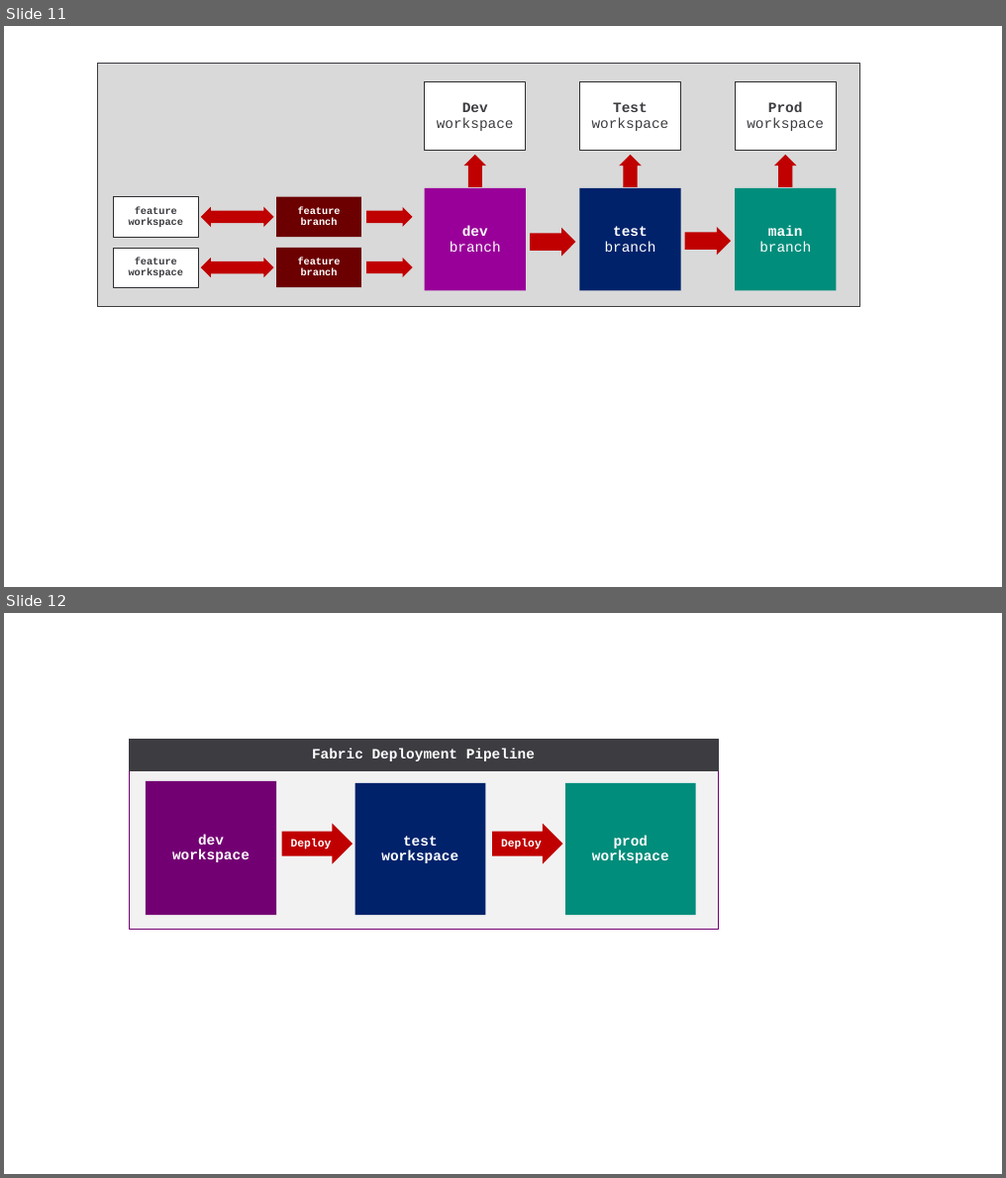
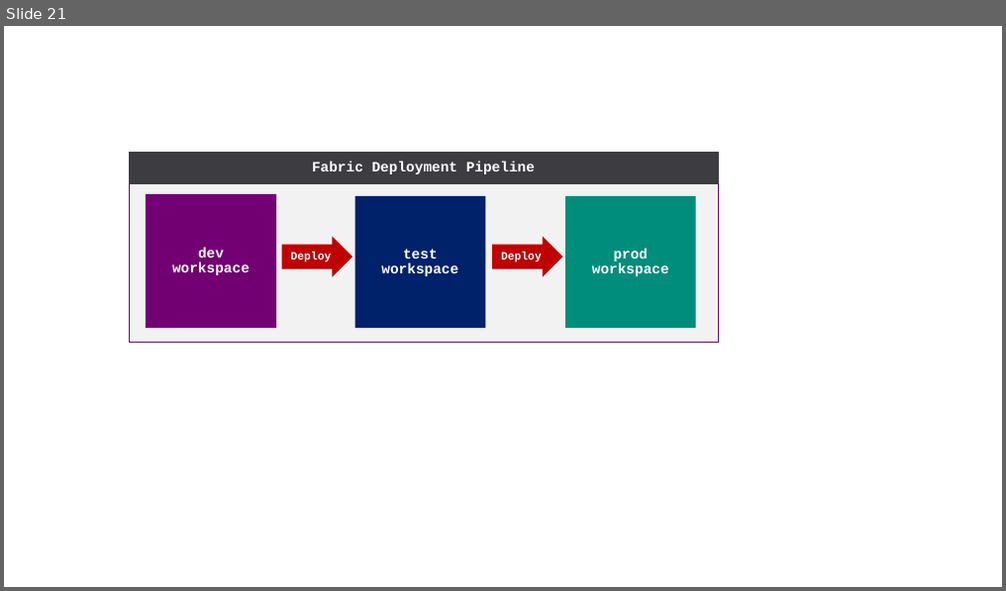
Before and after one commit to FabricDevCamp/fabric-cicd-whitepaper, a slide deck: Part 1 - Overview of Fabric CICD.pptx. Shown one above the other, each under a label of ours: slides 11 and 12 before the commit, slide 21 after it. The pictures are 1006x1178 and 1006x591 pixels, drawn with LibreOffice and Linux fonts; fonts in the diff are those of the drawing. Boxes give left, top, right and bottom in pixels: in the first picture for what was removed or moved away, otherwise in the second. Text is boxed around its words. In the diff, an @@ line names an element or a change of style, - is before the commit and + after.

```diff
--- a/Part 1 - Overview of Fabric CICD.pptx
+++ b/Part 1 - Overview of Fabric CICD.pptx
@@ slide 11 removed at [4, 26, 1002, 587], background #FFFFFF @@
@@ rectangle removed at [97, 63, 860, 307] @@
@@ rectangle removed at [425, 81, 526, 150] @@
-Dev
-workspace
@@ rectangle removed at [580, 81, 681, 150] @@
-Test
-workspace
@@ rectangle removed at [735, 81, 836, 150] @@
-Prod
-workspace
@@ right arrow removed at [464, 155, 487, 187] @@
@@ right arrow removed at [619, 155, 642, 187] @@
@@ right arrow removed at [774, 155, 797, 187] @@
@@ rectangle removed at [425, 188, 526, 290] @@
-dev
-branch
@@ rectangle removed at [580, 188, 681, 290] @@
-test
-branch
@@ rectangle removed at [735, 188, 836, 290] @@
-main
-branch
@@ right arrow removed at [530, 228, 576, 256] @@
@@ right arrow removed at [685, 227, 732, 255] @@
@@ group removed at [113, 197, 413, 287]: 4 rectangles, 2 right arrows, 2 left right arrows @@
-feature
-branch
-feature
-workspace
-feature
-branch
-feature
-workspace
@@ what was slide 12 is now slide 21 @@
```
Also in this commit, not shown: 3 slides changed, 13 slides added, 2 other slides removed, 6 other files.
